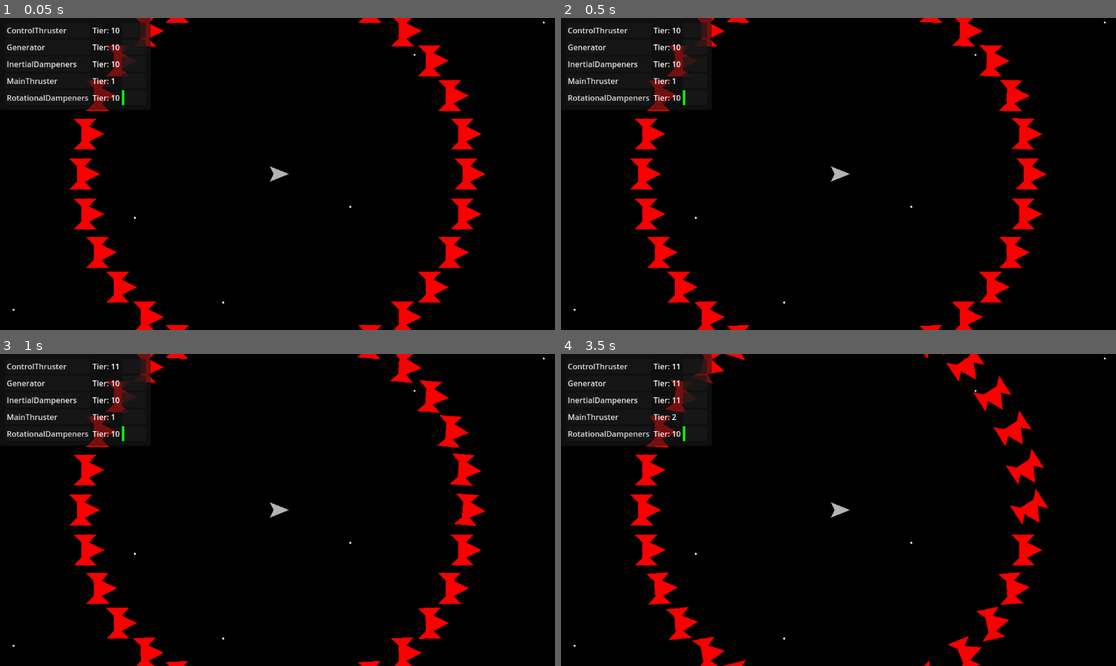
Above: before the commit, frames 1-4 (two rows, left to right).
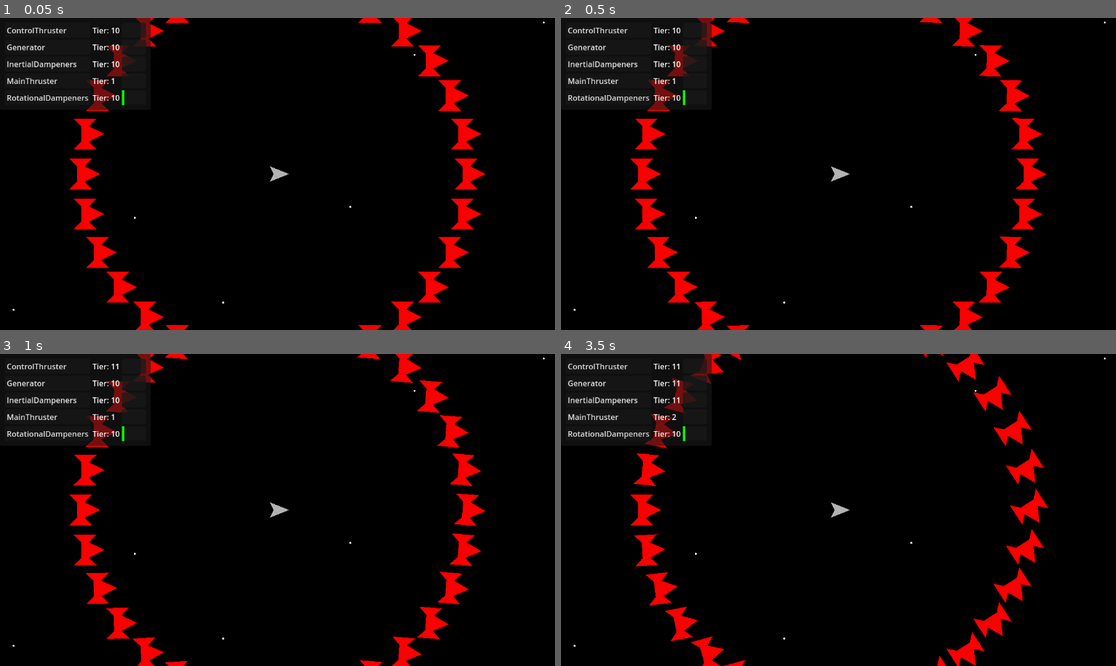
Above: after the commit, the same moments.

Repository: Griiimon/SpaceVampiresDemo
Game: Godot game, scene res://level.tscn
Same seed, same stepped clock (60 frames per second), same inputs: the game is played once before the commit and once after it.
Inputs:
- Up to frame 1 (0.05 s): no input
- Up to frame 2 (0.5 s): no input
- Up to frame 3 (1 s): click "ControlThruster" at 0.5 s
- Up to frame 4 (3.5 s): click "Generator" at 1.25 s; click "InertialDampeners" at 2 s; click "MainThruster" at 2.75 s

Frame 1 is identical in both runs. In frame 2, 0.2% of the frame differs, in the area x 13-87%, y 0-100%; in frame 3, 0.5%; in frame 4, 2.0%.

Commit message:
Update ai_ship_controller.gd

Diff:
--- a/src/ship/ai_ship_controller.gd
+++ b/src/ship/ai_ship_controller.gd
@@ -7,8 +7,8 @@
 	var attack_dir:= ship.position.direction_to(Global.player_ship.position)
 	rotate= ship.global_transform.y.dot(attack_dir)
 
-	if ship.global_transform.x.angle_to(attack_dir) > PI / 2:
+	if abs(ship.global_transform.x.angle_to(attack_dir)) > PI / 2:
 		rotate= 1
 
-	if randf() > abs(rotate):
+	if pow(randf(), 8) > abs(rotate):
 		rotate= 0
